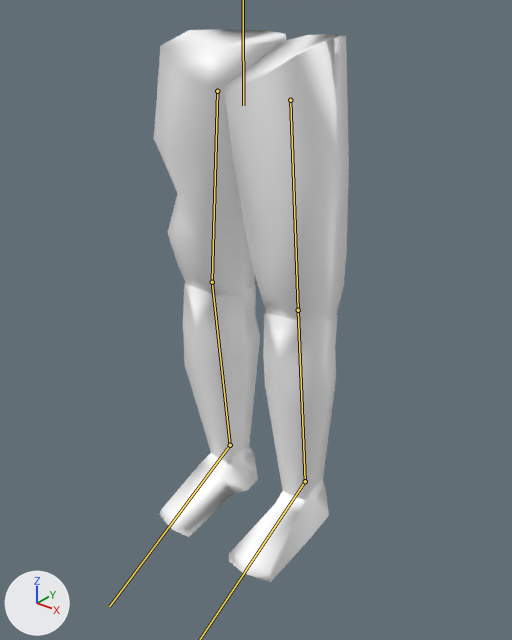
Before and after pictures for a commit that changed the FBX model MLegBundle/Assets/model-cracked.fbx.
Rendered twice from a camera (50 mm lens) standing at (5.94, -7.48, 8.08) and looking at (-0.14, 0.12, 3.37). Lighting does not change. The marker at lower left points along +X, +Y and +Z. The bones that bend it are drawn over the model as lines.

Objects in the first picture: 'CerberusCracked'.
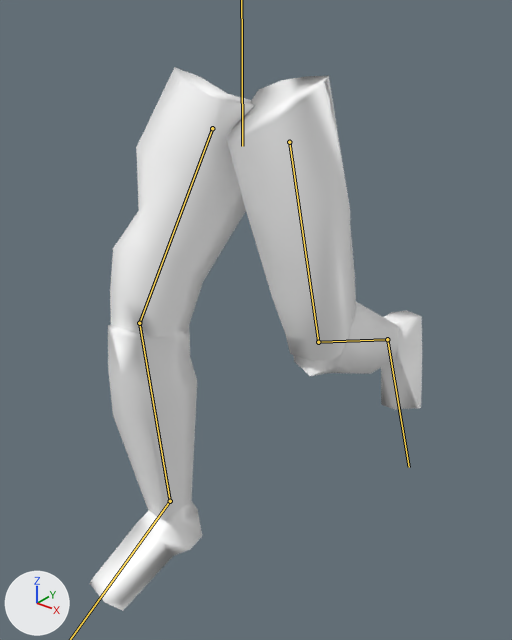
The newer file adds an action. The first version stands in its rest pose; the second is drawn at frame 22 of the action 'healthy_armature|run'.

Changed parts and their boxes (x1, y1, x2, y2) in the pictures (512 x 640 px):
'CerberusCracked', posed (70% wider): before (154, 29, 349, 582); after (90, 67, 422, 611)
bone 'upper_leg.r', root to tip: before (217, 91) to (212, 282); after (212, 128) to (139, 323)
bone 'lower_leg.r', root to tip: before (212, 282) to (230, 445); after (139, 323) to (170, 501)
bone 'upper_leg.l', root to tip: before (290, 100) to (298, 310); after (289, 142) to (318, 342)
bone 'lower_leg.l', root to tip: before (298, 310) to (305, 481); after (318, 342) to (387, 339)

What the commit changed:
Bone 'base' (bone_base) moves from (0.0, 0.0, 0.0) to (0.08, 0.52, -0.11).
Bone 'base' (bone_base) turns from (0, 0, 0) to (3, -7, 2) degrees about its own x, y and z.
Bone 'upper_leg.r' (bone_upper_leg_r) turns from (0, 0, 0) to (-35, 7, -5) degrees about its own x, y and z.
Bone 'lower_leg.r' (bone_lower_leg_r) turns from (0, 0, 0) to (31, -1, 0) degrees about its own x, y and z.
Bone 'foot.r' (bone_foot_r) turns from (0, 0, 0) to (2, -2, 1) degrees about its own x, y and z.
Bone 'upper_leg.l' (bone_upper_leg_l) turns from (0, 0, 0) to (-2, -9, -8) degrees about its own x, y and z.
Bone 'lower_leg.l' (bone_lower_leg_l) turns from (0, 0, 0) to (60, 6, 1) degrees about its own x, y and z.
Bone 'foot.l' (bone_foot_l) turns from (0, 0, 0) to (17, 9, -2) degrees about its own x, y and z.
